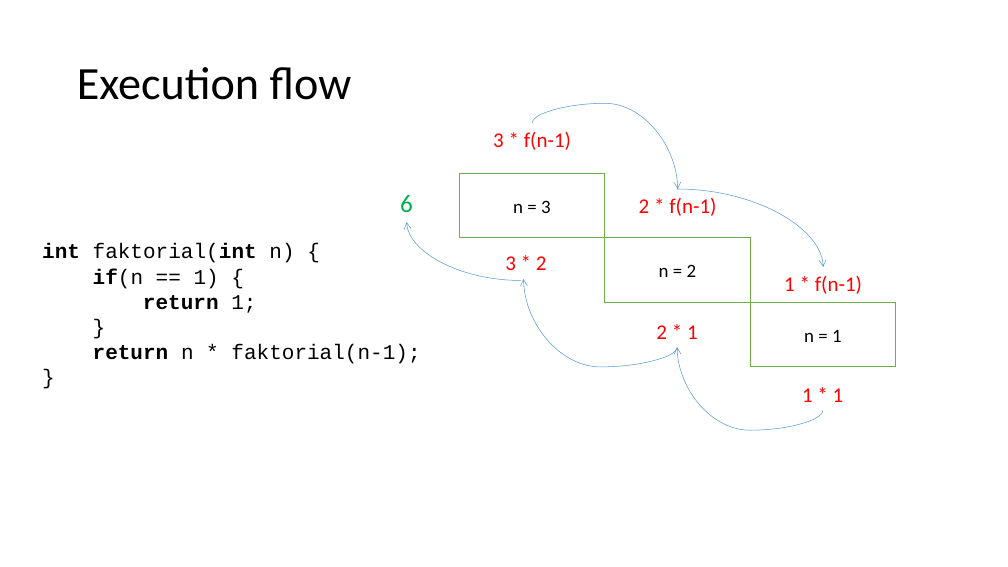
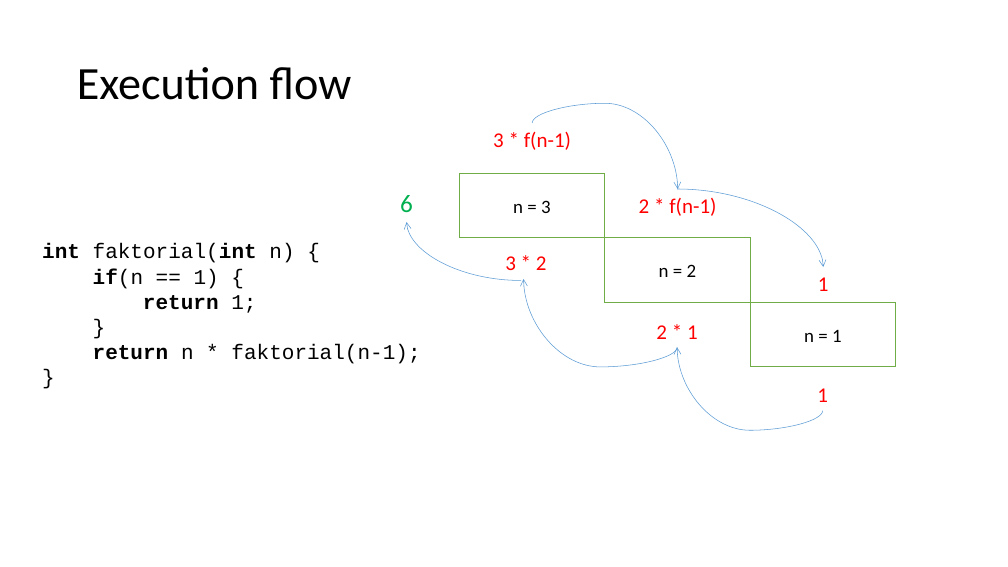
Before and after one commit to riskimidiw/praktikum, a slide deck: slide 8 of algoritma-2/pertemuan-3(rekursi)/materi/Fungsi-Rekursi.pptx. Drawn at 1008x567 pixels with LibreOffice and Linux fonts; fonts in the diff are those of the drawing. Boxes give left, top, right and bottom in pixels: in the first picture for what was removed or moved away, otherwise in the second. Text is boxed around its words. In the diff, an @@ line names an element or a change of style, - is before the commit and + after.

```diff
--- a/algoritma-2/pertemuan-3(rekursi)/materi/Fungsi-Rekursi.pptx
+++ b/algoritma-2/pertemuan-3(rekursi)/materi/Fungsi-Rekursi.pptx
@@ text at [818,277,829,291]: text changed @@
-1 * f(n-1)
+1
@@ text at [817,388,828,402]: text changed @@
-1 * 1
+1
```
